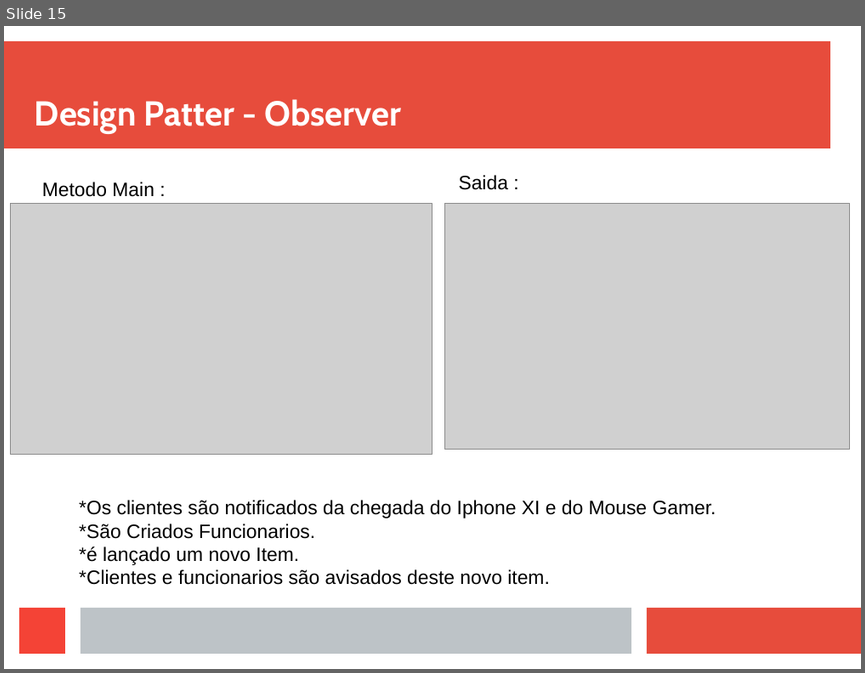
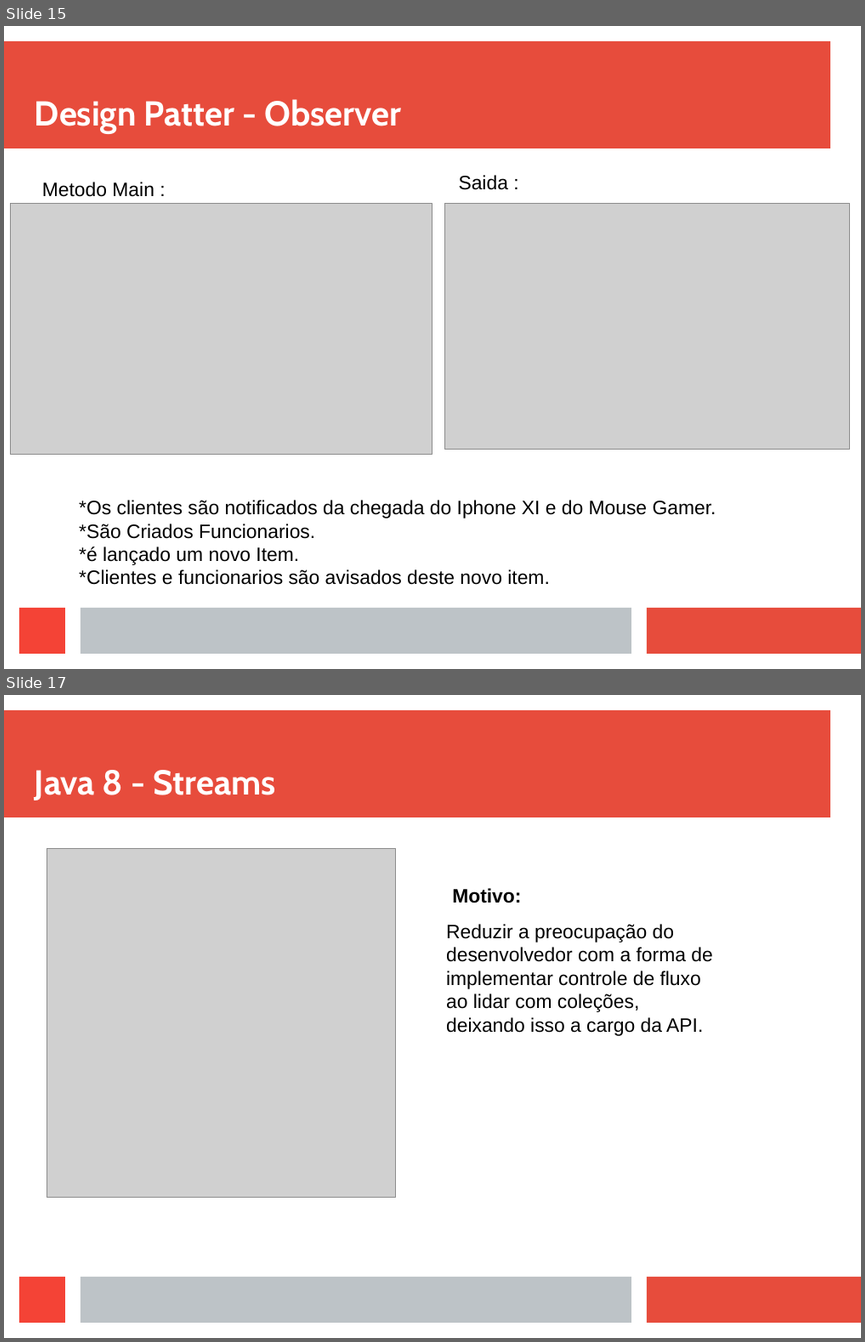
Before and after one commit to viniciusFortti/test, a slide deck: Apresentação/ApresentaçãoTerceiraSemana.odp. Shown one above the other, each under a label of ours: slide 15 before the commit, slides 15 and 17 after it; the slides between them are not shown. The pictures are 865x673 and 865x1342 pixels, drawn with LibreOffice and Linux fonts; fonts in the diff are those of the drawing; grey boxes stand for pictures. Boxes give left, top, right and bottom in pixels: in the first picture for what was removed or moved away, otherwise in the second. Text is boxed around its words. In the diff, an @@ line names an element or a change of style, - is before the commit and + after.

```diff
--- a/Apresentação/ApresentaçãoTerceiraSemana.odp
+++ b/Apresentação/ApresentaçãoTerceiraSemana.odp
@@ slide 17 added at (x1=4, y1=695, x2=861, y2=1338), background #FFFFFF; not listed: 4 template elements that a slide beside it also shows @@
@@ title added at (x1=35, y1=770, x2=276, y2=800), 32 pt, text #FFFFFF, bold @@
+Java 8 - Streams
@@ picture added at (x1=46, y1=848, x2=396, y2=1197) @@
@@ text added at (x1=452, y1=888, x2=521, y2=903), 18 pt, text #000000, bold @@
+Motivo:
@@ text added at (x1=446, y1=924, x2=712, y2=1036), 18 pt, text #000000 @@
+Reduzir a preocupação do desenvolvedor com a forma de implementar controle de fluxo ao lidar com coleções, deixando isso a cargo da API.
```
Also in this commit, not shown: 1 slide changed, 1 other slide added, 1 other file.
